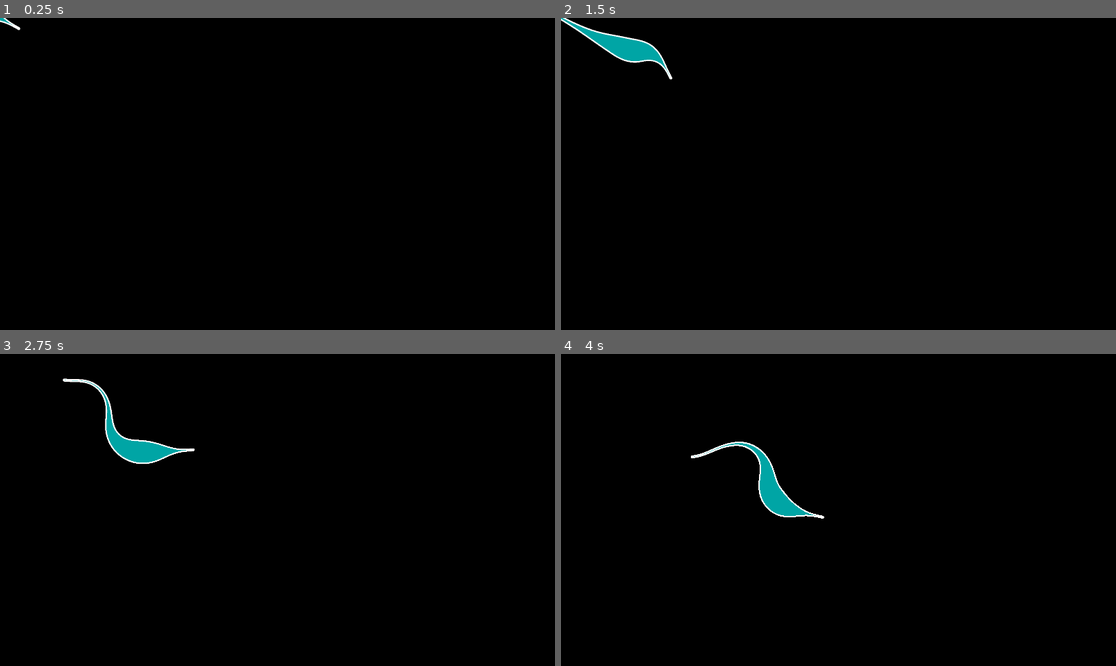
Above: before the commit, frames 1-4 (two rows, left to right).
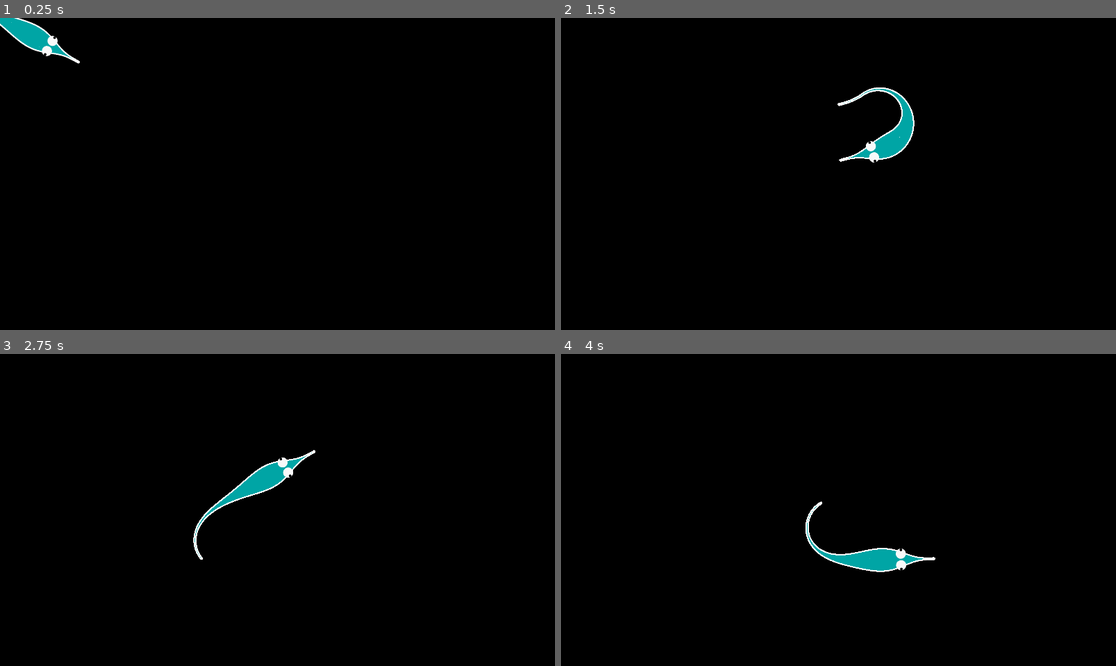
Above: after the commit, the same moments.

Repository: weedleeedle/worm-game
Game: Godot game, scene res://scene/test_scene/test_scene.tscn
Two runs of this game, one before a commit and one after it. Both use one fixed random seed, a clock stepped at 60 frames per second and the inputs below.
Inputs (mouse positions are in pixels of both pictures, inside the frame that each line leads up to):
- Up to frame 1 (0.25 s): no input
- Up to frame 2 (1.5 s): move the mouse to (960, 158) at 0.52 s; move the mouse to (727, 189) at 1.27 s
- Up to frame 3 (2.75 s): move the mouse to (333, 441) at 2.02 s
- Up to frame 4 (4 s): move the mouse to (810, 572) at 2.77 s; move the mouse to (1005, 556) at 3.52 s

The runs differ from the first frame. In frame 1, 0.8% of the frame differs, in the area x 0-15%, y 0-15%; in frame 2, 2.0%; in frame 3, 2.1%, in the area x 11-57%, y 7-67%; in frame 4, 2.1%.

Commit message:
Added some accessories!
Accessories will attach to a body segment and can be rendered in a
variety of ways, including as a regular scene

Diff:
--- /dev/null
+++ b/component/accessory_model/accessory_model.gd
@@ -0,0 +1,3 @@
+## Positions an Accessory in a real-world space and does all the actual drawing and whatever.
+class_name AccessoryModel
+extends Node2D
--- /dev/null
+++ b/component/accessory_model/accessory_model.tscn
@@ -0,0 +1,6 @@
+[gd_scene format=3 uid="uid://mw7v42ql5tvp"]
+
+[ext_resource type="Script" uid="uid://ibacqjl6qnb2" path="res://component/accessory_model/accessory_model.gd" id="1_514cn"]
+
+[node name="AccessoryModel" type="Node2D" unique_id=1188991309]
+script = ExtResource("1_514cn")
--- /dev/null
+++ b/component/accessory_model/accessory_models/eyes_accessory_model.tscn
@@ -0,0 +1,21 @@
+[gd_scene format=3 uid="uid://yjdocj0aocbt"]
+
+[ext_resource type="Script" uid="uid://ibacqjl6qnb2" path="res://component/accessory_model/accessory_model.gd" id="1_luxe8"]
+[ext_resource type="Texture2D" uid="uid://w7248u1lj084" path="res://resource/image/eye.png" id="2_t6lgc"]
+
+[node name="EyesAccessoryModel" type="Node2D" unique_id=233961757]
+script = ExtResource("1_luxe8")
+metadata/_custom_type_script = "uid://ibacqjl6qnb2"
+
+[node name="Sprite2D" type="Sprite2D" parent="." unique_id=174584564]
+position = Vector2(0, 20)
+rotation = 1.1431906
+texture = ExtResource("2_t6lgc")
+flip_h = true
+
+[node name="Sprite2D2" type="Sprite2D" parent="." unique_id=1048893937]
+position = Vector2(0, -20)
+rotation = -1.1428744
+texture = ExtResource("2_t6lgc")
+flip_h = true
+flip_v = true
--- /dev/null
+++ b/component/accessory_model/accessory_models/test_accessory_model.tscn
@@ -0,0 +1,10 @@
+[gd_scene format=3 uid="uid://oabuaqbvvyjp"]
+
+[ext_resource type="Script" uid="uid://ibacqjl6qnb2" path="res://component/accessory_model/accessory_model.gd" id="1_p1s2f"]
+[ext_resource type="PackedScene" uid="uid://dlihliw6nl1ju" path="res://component/body_debug_renderer/body_point/body_point.tscn" id="2_0d0wl"]
+
+[node name="TestAccessoryModel" type="Node2D" unique_id=1340340774]
+script = ExtResource("1_p1s2f")
+metadata/_custom_type_script = "uid://ibacqjl6qnb2"
+
+[node name="BodyPoint" parent="." unique_id=1265944966 instance=ExtResource("2_0d0wl")]
--- a/component/body_debug_renderer/body_point/body_point.tscn
+++ b/component/body_debug_renderer/body_point/body_point.tscn
@@ -3,7 +3,6 @@
 [ext_resource type="Texture2D" uid="uid://7xguwekb8m12" path="res://component/body_debug_renderer/body_point/crosshair.svg" id="1_egf7s"]
 
 [node name="BodyPoint" type="Node2D" unique_id=1265944966]
-top_level = true
 z_index = 10
 
 [node name="Sprite2D" type="Sprite2D" parent="." unique_id=394731278]
--- a/component/body_factory/body_factory.gd
+++ b/component/body_factory/body_factory.gd
@@ -4,7 +4,7 @@
 @export_file("*.tscn") var body_segment_file: String
 @onready var body_segment_scene: PackedScene = load(body_segment_file)
 
-func create_worm(body_iterator: Iterator, constraints: Array[SegmentConstraint]) -> BodySegment:
+func create_worm(body_iterator: Iterator, constraints: Array[SegmentConstraint], accessories: Array[Accessory]) -> BodySegment:
 	# Create the head
 	var head: BodySegment = body_segment_scene.instantiate()
 	var iter_result := body_iterator.next()
@@ -24,4 +24,29 @@
 		current_segment = new_segment
 		iter_result = body_iterator.next()
 
+	_init_accessories(head, accessories)
 	return head
+
+func _init_accessories(body_root: BodySegment, accessories: Array[Accessory]) -> void:
+	# Get the maximum body length for scaling porpoises.
+	var real_length := body_root.get_real_length()
+	for accessory in accessories:
+		var accessory_model := accessory.init_accessory_model()
+		var segment := _get_closest_body_segment(body_root, real_length, accessory.placement)
+		segment.attach_accessory(accessory_model)
+
+## Gets the closest body part to a given weight from 0.0 to 1.0
+func _get_closest_body_segment(body_root: BodySegment, real_length: float, weight: float) -> BodySegment:
+	# How "much" of the body does this given segment take up?
+	var diameter := body_root.radius * 2.0
+	var max_weight := diameter / real_length
+	# If the provided weight falls within this range, we return this segment.
+	if weight <= max_weight:
+		return body_root
+	# Otherwise we recurse and reduce the bounds of our search. We shouldn't have to check for a child segment since we know we aren't at the end of the body yet??
+	if body_root.child_segment == null:
+		push_error("Expected a child segment on this body, got null!")
+		return body_root
+
+	# Reduce the remaining length and the remaining weight.
+	return _get_closest_body_segment(body_root.child_segment, real_length - diameter, weight)
--- a/component/body_renderer/body_renderer.gd
+++ b/component/body_renderer/body_renderer.gd
@@ -7,6 +7,7 @@
 static var ANGLE_INCREMENT: float = deg_to_rad(180.0/END_RESOLUTION)
 
 @export var render_properties: RenderSet
+@export var accessories: Array[Accessory]
 
 @export var body: BodySegment
 
@@ -28,6 +29,9 @@
 
 func _draw() -> void:
 	draw_segment_head(body)
+	# Draw accessories on top of the body.
+	for accessory in accessories:
+		accessory.draw_accessory_model()
 
 func draw_segment_head(segment: BodySegment) -> void:
 	var head_vector: Vector2
--- a/component/body_segment/body_segment.gd
+++ b/component/body_segment/body_segment.gd
@@ -3,21 +3,20 @@
 extends Node2D
 
 # How "quickly" we begin to slow down when nearing a target position
-const DISTANCE_SCALING: float = 1.0 / 50.0
+const DISTANCE_SCALING: float = 1.0 / 75.0
 
 ## The size of this segment
 @export var radius: float = 50.0
 
 ## The max move speed for the head
-@export var max_velocity: float = 300.0
+@export var max_velocity: float = 350.0
 
 @export var constraints: Array[SegmentConstraint]
 
 @export var parent_segment: BodySegment
 @export var child_segment: BodySegment
 
-# Debug/test stuff
-@onready var polygon: Polygon2D = $TestPolygon
+var accessories: Array[AccessoryModel]
 
 func _ready() -> void:
 	pass
@@ -29,7 +28,8 @@
 		var direction := get_global_mouse_position() - global_position
 		var distance := direction.length()
 		# We approach zero as we near the target
-		var weight := (DISTANCE_SCALING * distance) / sqrt(1 + pow(DISTANCE_SCALING * distance, 2.0))
+		#var weight := (DISTANCE_SCALING * distance) / sqrt(1 + pow(DISTANCE_SCALING * distance, 2.0))
+		var weight := sqrt(DISTANCE_SCALING * distance)
 		# We probably want to do some kind of easing once we get close to the mouse. We'll see.
 		var velocity := lerpf(0, max_velocity, weight)
 		var movement_vector := direction.normalized() * velocity
@@ -38,6 +38,17 @@
 	# Handle constraints
 	for constraint in constraints:
 		constraint.apply(self)
+
+	# Make sure the accessories are pointing the right way
+	for accessory in accessories:
+		var head_vector: Vector2
+		if is_head():
+			# If this is the head, we define the head vector by the tail vector rotated 180°.
+			head_vector = tail_vector().rotated(deg_to_rad(180))
+		else:
+			head_vector = head_vector()
+
+		accessory.rotation = head_vector.angle()
 
 func is_head() -> bool:
 	return parent_segment == null
@@ -50,6 +61,10 @@
 	if segment.get_parent():
 		segment.get_parent().remove_child(segment)
 	add_child(segment)
+
+func attach_accessory(accessory_model: AccessoryModel) -> void:
+	add_child(accessory_model)
+	accessories.push_back(accessory_model)
 
 ## Returns the direction of the head
 func head_vector() -> Vector2:
@@ -67,19 +82,6 @@
 
 	return child_segment.global_position - global_position
 
-func _generate_circle() -> void:
-	const NUM_POINTS := 30
-	const ANGLE_INC := 2.0 * PI / NUM_POINTS
-
-	var points: PackedVector2Array = []
-
-	for i in NUM_POINTS:
-		var x := radius * cos(ANGLE_INC * i)
-		var y := radius * sin(ANGLE_INC * i)
-		points.push_back(Vector2(x,y))
-
-	polygon.polygon = points
-
 ## Get the total number of body segments.
 ## This is an expensive operation, it has to recurse across the entire body!
 
@@ -89,3 +91,25 @@
 		return 1
 	else:
 		return child_segment.get_length() + 1
+
+## Gets the total sum of all the body segments radiuses.
+##
+## This function assumes that each segment is tangential to each of the two adjacent ones.
+## In reality, these segments are often overlapping each other due to the constrains applied to the body, but that SHOULD be fine for what we're using this for. Just realize this is basically a "stretched out" length.
+func get_real_length() -> float:
+	if child_segment == null:
+		# Diameter, not radius
+		return radius * 2.0
+	else:
+		return child_segment.get_real_length() + (radius* 2.0)
+
+## Gets the nth grandchild. 0 is the current node, 1 is the child, 2 is the grandchild, etc.
+##
+## If n exceeds the length of the body, the tail segment is returned.
+func get_nth_child(n: int) -> BodySegment:
+	if n == 0:
+		return self
+	if child_segment == null:
+		return self
+
+	return child_segment.get_nth_child(n - 1)
--- a/component/body_segment/body_segment.tscn
+++ b/component/body_segment/body_segment.tscn
@@ -5,5 +5,3 @@
 [node name="BodySegment" type="Node2D" unique_id=1445569697]
 top_level = true
 script = ExtResource("1_nisd8")
-
-[node name="TestPolygon" type="Polygon2D" parent="." unique_id=867009095]
--- a/scene/test_scene/test_scene.gd
+++ b/scene/test_scene/test_scene.gd
@@ -3,11 +3,13 @@
 @export var iterator: Iterator
 
 @export var constraints: Array[SegmentConstraint]
+@export var accessories: Array[Accessory]
 
 @onready var body_renderer: BodyRenderer = $BodyRenderer
 
 func _ready() -> void:
 	# Create a worm!!
-	var worm := BodyFactory.create_worm(iterator, constraints)
+	var worm := BodyFactory.create_worm(iterator, constraints, accessories)
 	add_child(worm)
 	body_renderer.body = worm
+	body_renderer.accessories = accessories
--- a/scene/test_scene/test_scene.tscn
+++ b/scene/test_scene/test_scene.tscn
@@ -7,6 +7,8 @@
 [ext_resource type="Script" uid="uid://bveufj3y2tke7" path="res://src/segment_constraints/angle_constraint.gd" id="4_t7gac"]
 [ext_resource type="PackedScene" uid="uid://dn6j6tynciqx7" path="res://component/body_renderer/body_renderer.tscn" id="5_yi5xj"]
 [ext_resource type="PackedScene" uid="uid://b2w2klrgocrit" path="res://component/body_debug_renderer/body_debug_renderer.tscn" id="6_pvdxb"]
+[ext_resource type="Script" uid="uid://bmgkh06h8vagm" path="res://src/accessories/accessory.gd" id="6_rdy5v"]
+[ext_resource type="Script" uid="uid://phelohebufk8" path="res://src/accessories/scene_accessory.gd" id="7_7kct0"]
 [ext_resource type="Script" uid="uid://cai3g7scdoai3" path="res://src/outline/outline.gd" id="7_a5wqp"]
 [ext_resource type="Script" uid="uid://btng3safvwlh7" path="res://src/outline/render_set.gd" id="8_r8f76"]
 
@@ -19,6 +21,12 @@
 script = ExtResource("4_t7gac")
 min_angle = 176.5
 metadata/_custom_type_script = "uid://bveufj3y2tke7"
+
+[sub_resource type="Resource" id="Resource_o4lli"]
+script = ExtResource("7_7kct0")
+custom_model_scene = "uid://yjdocj0aocbt"
+placement = 0.02
+metadata/_custom_type_script = "uid://phelohebufk8"
 
 [sub_resource type="Resource" id="Resource_rdy5v"]
 script = ExtResource("7_a5wqp")
@@ -36,6 +44,7 @@
 script = ExtResource("1_au7ee")
 iterator = ExtResource("2_a5wqp")
 constraints = Array[ExtResource("2_t7gac")]([SubResource("Resource_pvdxb"), SubResource("Resource_yi5xj")])
+accessories = Array[ExtResource("6_rdy5v")]([SubResource("Resource_o4lli")])
 
 [node name="BodyRenderer" parent="." unique_id=119475448 instance=ExtResource("5_yi5xj")]
 render_properties = SubResource("Resource_fxesv")
--- /dev/null
+++ b/src/accessories/accessory.gd
@@ -0,0 +1,28 @@
+## An accessory is anything we want to draw "on top" of our body.
+##
+## This doesn't actually place it in the world or draw anything.
+## That's an AccessoryModel.
+@abstract
+class_name Accessory
+extends Resource
+
+## Where on the body the accessory should be placed (0 is on the tip of the head, 1 is on the end of the tail)
+@export_range(0.0, 1.0, 0.01) var placement: float = 0.0
+
+var accessory_model_scene: PackedScene = preload("res://component/accessory_model/accessory_model.tscn")
+
+## Used to track which accessory model this corresponds to.
+var current_accessory_model: AccessoryModel
+
+## By default, we initialize a regular, empty accessory model.
+##
+## But you can also initialize a custom scene with an AccessoryModel root.
+## This allows you to use sprites and stuff instead of manually drawing everything
+## and using the draw_accessory_model.
+func init_accessory_model() -> AccessoryModel:
+	var accessory_model: AccessoryModel = accessory_model_scene.instantiate()
+	current_accessory_model = accessory_model
+	return accessory_model
+
+## Uses the accessory model to draw stuff!
+@abstract func draw_accessory_model() -> void
--- /dev/null
+++ b/src/accessories/scene_accessory.gd
@@ -0,0 +1,17 @@
+## Initializes a custom scene with an AccessoryModel root. Does nothing else.
+class_name SceneAccessory
+extends Accessory
+
+@export_file("*.tscn") var custom_model_scene: String
+
+func init_accessory_model() -> AccessoryModel:
+    var custom_model: AccessoryModel = load(custom_model_scene).instantiate()
+    if custom_model == null:
+        push_error("Expected an AccessoryModel scene!")
+
+    current_accessory_model = custom_model
+    return current_accessory_model
+
+func draw_accessory_model() -> void:
+    # We don't draw anything :3
+    pass
Not shown, added: component/accessory_model/accessory_model.gd.uid
Binary file added: resource/image/eye.png
Not shown, added: resource/image/eye.png.import
Not shown, added: src/accessories/accessory.gd.uid
Not shown, added: src/accessories/scene_accessory.gd.uid
